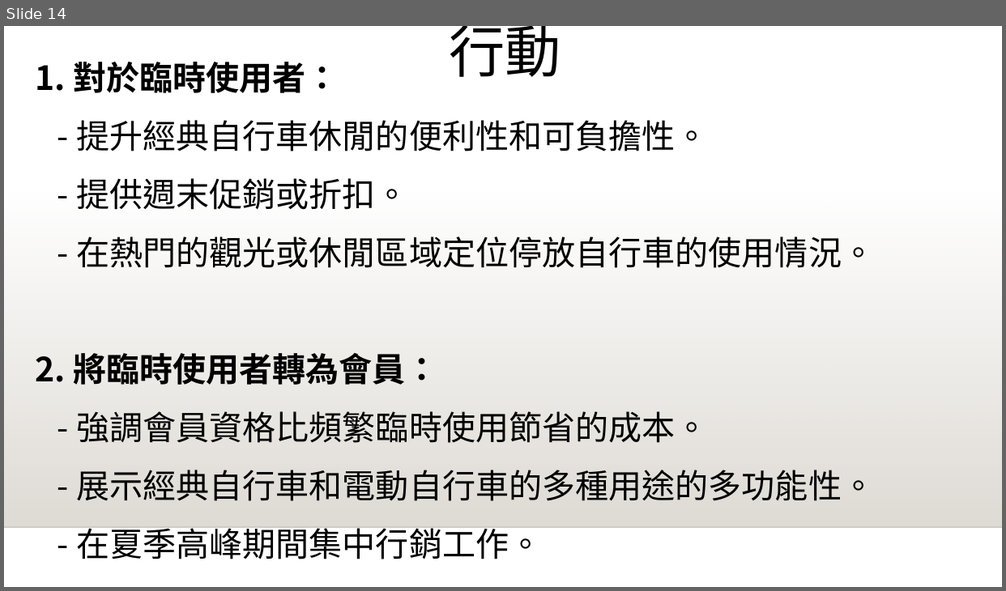
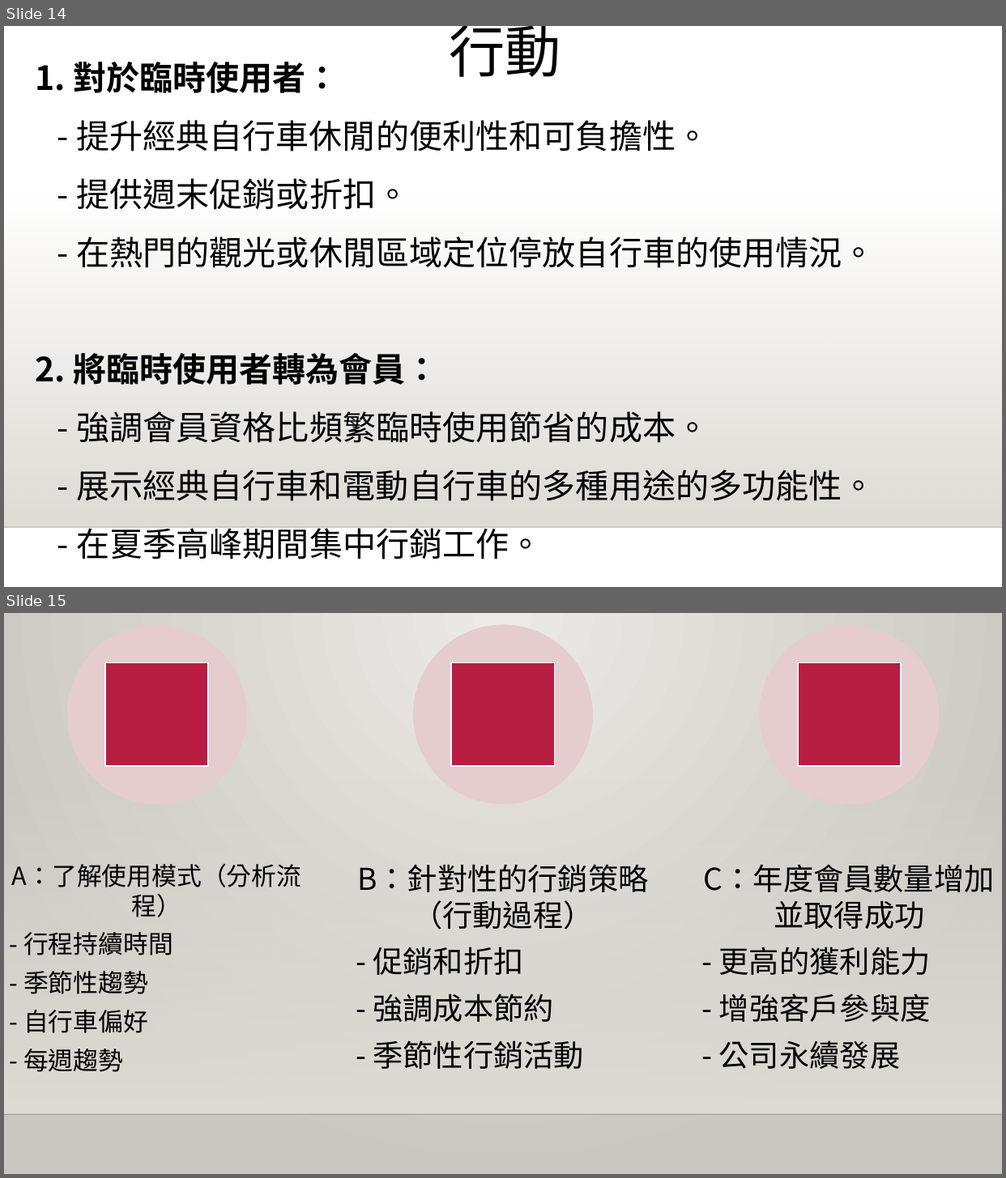
Before and after one commit to y4611676/Unanimous-Project, a slide deck: Analyze_project/Bike_Share/共享單車如何成功.pptx. Shown one above the other, each under a label of ours: slide 14 before the commit, slides 14 and 15 after it. The pictures are 1006x591 and 1006x1178 pixels, drawn with LibreOffice and Linux fonts; fonts in the diff are those of the drawing; background and template pictures are left out. Boxes give left, top, right and bottom in pixels: in the first picture for what was removed or moved away, otherwise in the second. Text is boxed around its words. In the diff, an @@ line names an element or a change of style, - is before the commit and + after.

```diff
--- a/Analyze_project/Bike_Share/共享單車如何成功.pptx
+++ b/Analyze_project/Bike_Share/共享單車如何成功.pptx
@@ slide 15 added at (4, 613, 1002, 1174), background gradient #ECEAE7 to #CAC7C1; not listed: 2 template elements that a slide beside it also shows @@
@@ group added at (12, 625, 995, 1072): 3 ellipses, 3 rectangles, 3 texts @@
+A：了解使用模式（分析流程）
+- 行程持續時間
+- 季節性趨勢
+- 自行車偏好
+- 每週趨勢
+B：針對性的行銷策略（行動過程）
+- 促銷和折扣
+- 強調成本節約
+- 季節性行銷活動
+C：年度會員數量增加並取得成功
+- 更高的獲利能力
+- 增強客戶參與度
+- 公司永續發展
```
Also in this commit, not shown: 1 slide removed, 1 other file.
